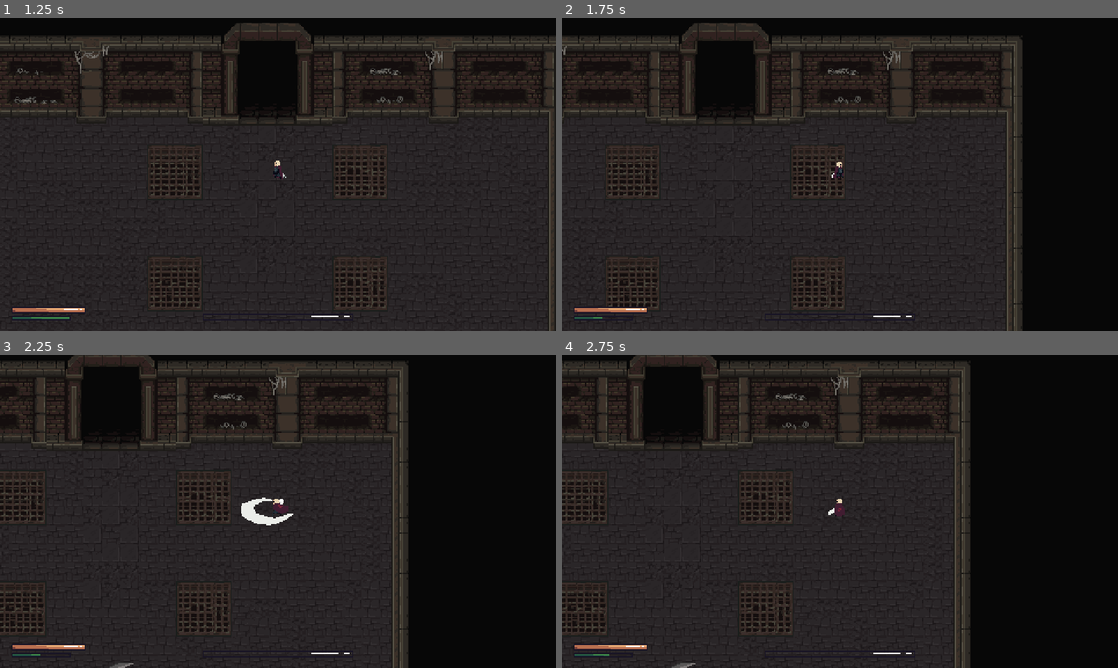
Above: before the commit, frames 1-4 (two rows, left to right).
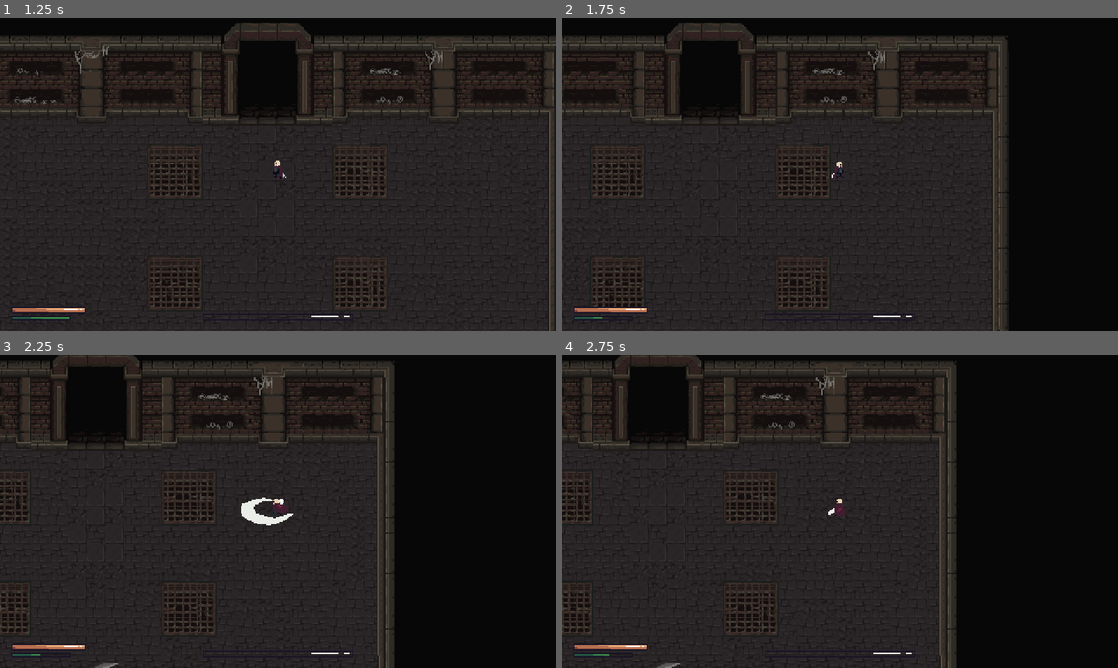
Above: after the commit, the same moments.

Repository: vyskof/parrybound
Game: Godot game, scene res://ui/main_menu.tscn
Two runs of this game, one before a commit and one after it. Both use one fixed random seed, a clock stepped at 60 frames per second and the inputs below.
Inputs (mouse positions are in pixels of both pictures, inside the frame that each line leads up to):
- Up to frame 1 (1.25 s): click "New Game" at 0.5 s
- Up to frame 2 (1.75 s): move the mouse to (962, 158) at 1.27 s; hold Right (ui_right) from 1.28 s (still down); tap Space (dodge) at 1.35 s
- Up to frame 3 (2.25 s): move the mouse to (166, 527) at 2.02 s; release Right (ui_right) at 2.03 s; hold Down (ui_down) from 2.03 s (still down); click (166, 527) at 2.1 s
- Up to frame 4 (2.75 s): keep holding Down (ui_down); tap Space (dodge) at 2.3 s

Frame 1 is identical in both runs. In frame 2, 9.7% of the frame differs, in the area x 0-83%, y 1-100%; in frame 3, 9.3%; in frame 4, 9.3%.

Commit message:
dodge after imgae hotovy a stamina blink fix

Diff:
--- a/character/character.gd
+++ b/character/character.gd
@@ -19,6 +19,9 @@
 const STAMINA_REGEN_RATE   := 40.0
 const STAMINA_REGEN_DELAY  := 1.0
 const DODGE_COOLDOWN       := 0.25
+
+const AFTERIMAGE_INTERVAL := 0.05
+const AFTERIMAGE_SCENE    := preload("res://effects/dodge_afterimage.tscn")
 
 const SCENE_DEATH := preload("res://ui/deathscreen.tscn")
 const SCENE_PAUSE := preload("res://ui/pause_menu.tscn")
@@ -317,7 +320,7 @@
 
 func _on_stamina_changed(new_stamina: float) -> void:
 	_stamina_bar.value = new_stamina
-	if new_stamina <= 0.0:
+	if new_stamina <= stats.max_stamina * 0.20:
 		_start_stamina_blink()
 	else:
 		_stop_stamina_blink()
@@ -350,8 +353,14 @@
 	_is_dodging = true
 	_dodge_direction = input_vector if input_vector != Vector2.ZERO else -last_input_vector
 	_start_invincibility(DODGE_IFRAMES)
-	_sprite.modulate.a = 0.4
-	await get_tree().create_timer(DODGE_DURATION, true, false, true).timeout
+	_sprite.modulate.a = 0.5
+
+	var elapsed := 0.0
+	while elapsed < DODGE_DURATION:
+		_spawn_afterimage()
+		await get_tree().create_timer(AFTERIMAGE_INTERVAL, true, false, true).timeout
+		elapsed += AFTERIMAGE_INTERVAL
+
 	_is_dodging = false
 	_dodge_cooldown_timer = DODGE_COOLDOWN
 	_sprite.modulate.a = 1.0
@@ -365,6 +374,11 @@
 	for anim_name: String in ["parry_down", "parry_left", "parry_right", "parry_up"]:
 		if lib.has_animation(anim_name):
 			lib.get_animation(anim_name).loop_mode = Animation.LOOP_LINEAR
+
+func _spawn_afterimage() -> void:
+	var afterimage := AFTERIMAGE_SCENE.instantiate()
+	afterimage.init(_sprite)
+	get_parent().add_child(afterimage)
 
 
 func _update_blend_positions(dir: Vector2) -> void:
--- a/effects/dodge_afterimage.gd
+++ b/effects/dodge_afterimage.gd
@@ -1 +1,17 @@
 extends Sprite2D
+
+func init(source: Sprite2D) -> void:
+	texture  = source.texture
+	hframes  = source.hframes
+	vframes  = source.vframes
+	frame    = source.frame
+	flip_h   = source.flip_h
+
+	global_position = source.global_position
+
+	modulate = Color(0.6, 0.8, 1.0, 0.5)
+
+	var tween := create_tween()
+	tween.tween_property(self, "modulate:a", 0.0, 0.1)
+	await tween.finished
+	queue_free()
